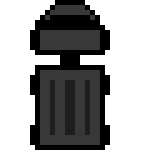
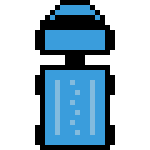
Before/after of a 150px x 150px layered artwork. What changed in the layer stack:
added layer "Pasted Layer" above "Background" over box(35, 0, 115, 150)
painted on "Background" over box(30, 0, 110, 150)
